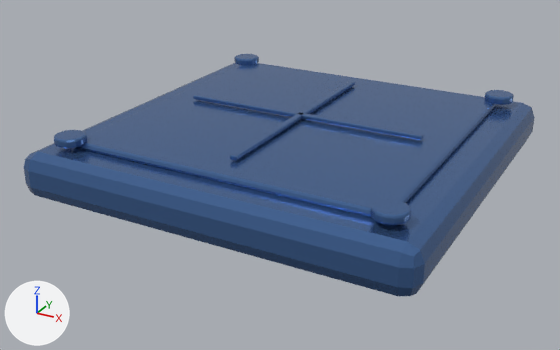
Two versions of the glTF model game/models/moving_platform.glb, one commit apart.
Both versions are drawn from a 50 mm camera at (3.3, -6.42, 2.84) aimed at (-0.11, -0.22, -0.26). Arrows for +X, +Y and +Z are at lower left; the lights stay in place. The picture after the commit comes second. Vertices at exactly the same position are counted once.

The first picture shows 'moving_platform_MobileMesh'.
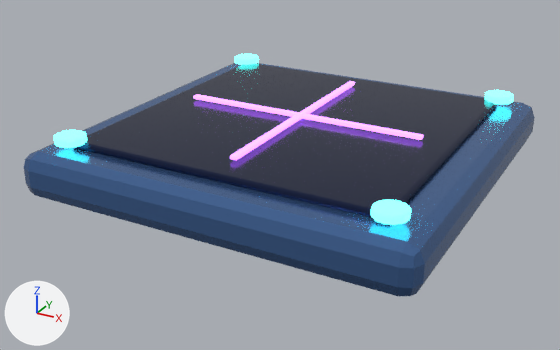
Where the change shows, as pixel boxes [x1, y1, x2, y2] in the pictures (560 x 350 px):
part 1 of me_cube_041, recoloured (blue to dark blue)
    both: [75, 64, 497, 217]
part 2 of me_cube_041, recoloured (blue to cyan)
    both: [54, 130, 87, 148]
part 3 of me_cube_041, recoloured (blue to cyan)
    both: [234, 54, 259, 65]
part 4 of me_cube_041, recoloured (blue to cyan)
    both: [370, 199, 411, 225]
part 5 of me_cube_041, recoloured (blue to cyan)
    both: [485, 90, 514, 105]
part 6 of me_cube_041, recoloured
    both: [193, 81, 424, 160]

Patch to the scene script:
```diff
--- a/game/models/moving_platform.glb.py
+++ b/game/models/moving_platform.glb.py
@@ mat_aurora_cyan @@
+mat_aurora_cyan = principled_material('Aurora Cyan')
+mat_aurora_cyan.base_color = (0.08, 0.95, 0.78)  # cyan #50f9e5
+mat_aurora_cyan.metallic = 0.25
+mat_aurora_cyan.roughness = 0.18
+mat_aurora_cyan.emission_color = (0.0842, 1.0, 0.821)  # cyan #52ffea
+mat_aurora_cyan.emission_strength = 3.8
@@ mat_aurora_violet @@
+mat_aurora_violet = principled_material('Aurora Violet')
+mat_aurora_violet.base_color = (0.55, 0.18, 1.0)  # purple #c476ff
+mat_aurora_violet.metallic = 0.3
+mat_aurora_violet.roughness = 0.2
+mat_aurora_violet.emission_color = (0.55, 0.18, 1.0)  # purple #c476ff
+mat_aurora_violet.emission_strength = 2.6
@@ mat_midnight_metal @@
+mat_midnight_metal = principled_material('Midnight Metal')
+mat_midnight_metal.base_color = (0.015, 0.025, 0.08)  # dark blue #212c50
+mat_midnight_metal.metallic = 0.85
+mat_midnight_metal.roughness = 0.18
@@ me_cube_041 @@
 me_cube_041.from_pydata(...)  # 628 vertices, 1224 faces; spans x -1.9..1.9, y -1.9..1.9, z -0.22..0.35
 # used by ob_moving_platform_mobilemesh; location = (0.0, 0.0, 0.0)
+# me_cube_041 part 1: 84 of the faces centred in x -1.55..1.55, y -1.55..1.55, z 0.22..0.28 switch from mat_aurora_alloy (blue #5076ad) to mat_midnight_metal (dark blue #212c50)
+# me_cube_041 part 2: 204 of the faces centred in x -1.7..-1.4, y -1.7..-1.4, z 0.27..0.35 switch from mat_aurora_alloy (blue #5076ad) to mat_aurora_cyan (cyan #50f9e5, glowing cyan #52ffea)
+# me_cube_041 part 3: 204 of the faces centred in x -1.7..-1.4, y 1.4..1.7, z 0.27..0.35 switch from mat_aurora_alloy (blue #5076ad) to mat_aurora_cyan (cyan #50f9e5, glowing cyan #52ffea)
+# me_cube_041 part 4: 204 of the faces centred in x 1.4..1.7, y -1.7..-1.4, z 0.27..0.35 switch from mat_aurora_alloy (blue #5076ad) to mat_aurora_cyan (cyan #50f9e5, glowing cyan #52ffea)
+# me_cube_041 part 5: 204 of the faces centred in x 1.4..1.7, y 1.4..1.7, z 0.27..0.35 switch from mat_aurora_alloy (blue #5076ad) to mat_aurora_cyan (cyan #50f9e5, glowing cyan #52ffea)
+# me_cube_041 part 6: all 216 faces centred in x -1.25..1.25, y -1.25..1.25, z 0.3..0.34 switch from mat_aurora_alloy (blue #5076ad) to mat_aurora_violet (purple #c476ff, glowing purple #c476ff)
```
